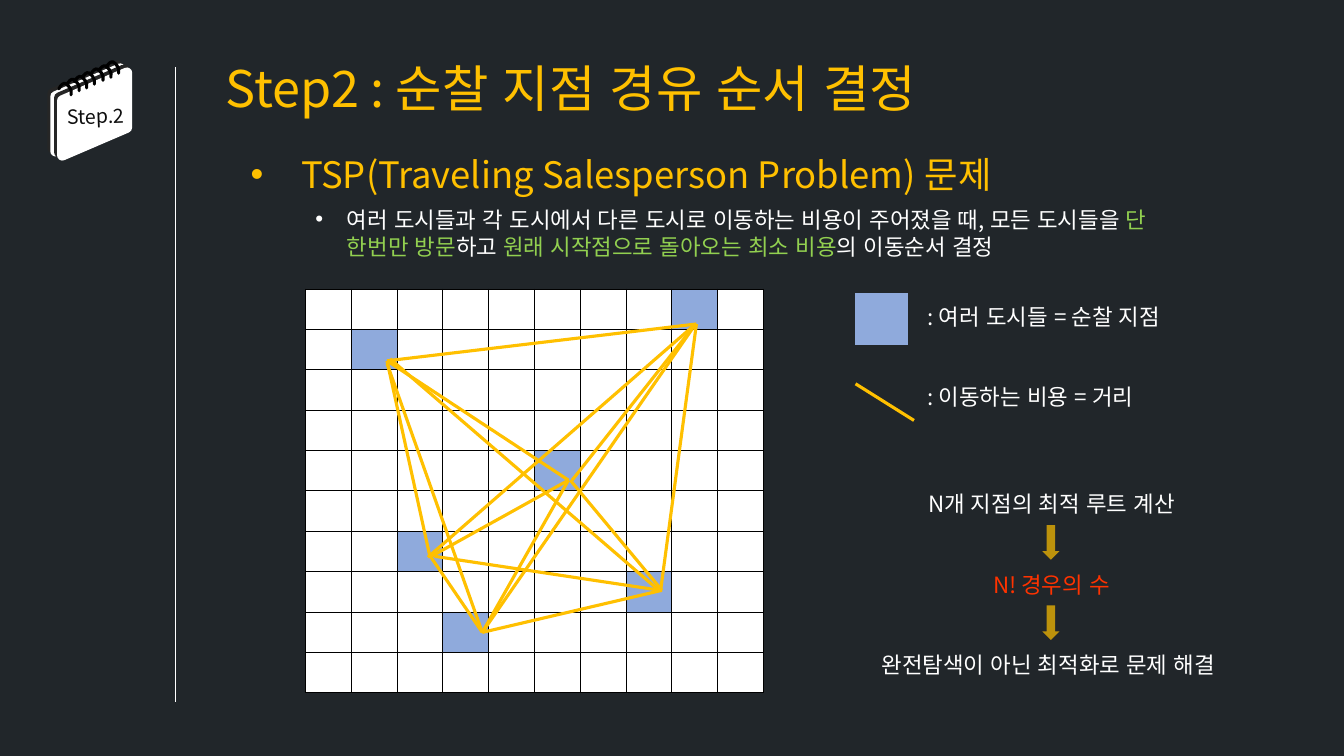
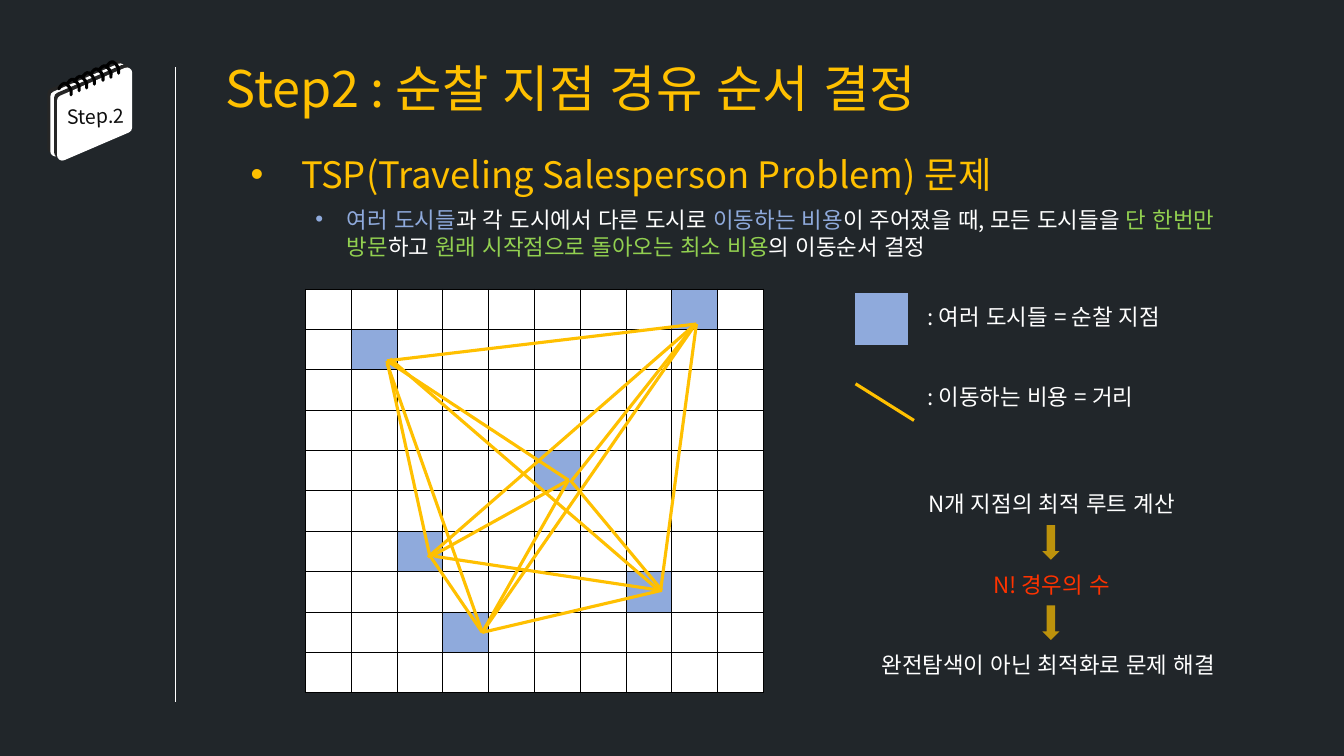
Before and after one commit to ruhz3/crime-predict, a slide deck: slide 7 of 발표/[210526]중간발표_경로알고리즘생성_최종.pptx. Drawn at 1344x756 pixels with LibreOffice and Linux fonts; fonts in the diff are those of the drawing. Boxes give left, top, right and bottom in pixels: in the first picture for what was removed or moved away, otherwise in the second. Text is boxed around its words. In the diff, an @@ line names an element or a change of style, - is before the commit and + after.

```diff
--- a/발표/[210526]중간발표_경로알고리즘생성_최종.pptx
+++ b/발표/[210526]중간발표_경로알고리즘생성_최종.pptx
@@ text "여러 도시들과 각 도시에서 다른 ..." at (347, 209, 1215, 257): text colour #FFFFFF to #8FAADC in "여러 도시들과 이동하는 비용이" @@
```
Also in this commit, not shown: 5 other slides changed, 4 slides added, 1 slide removed.
